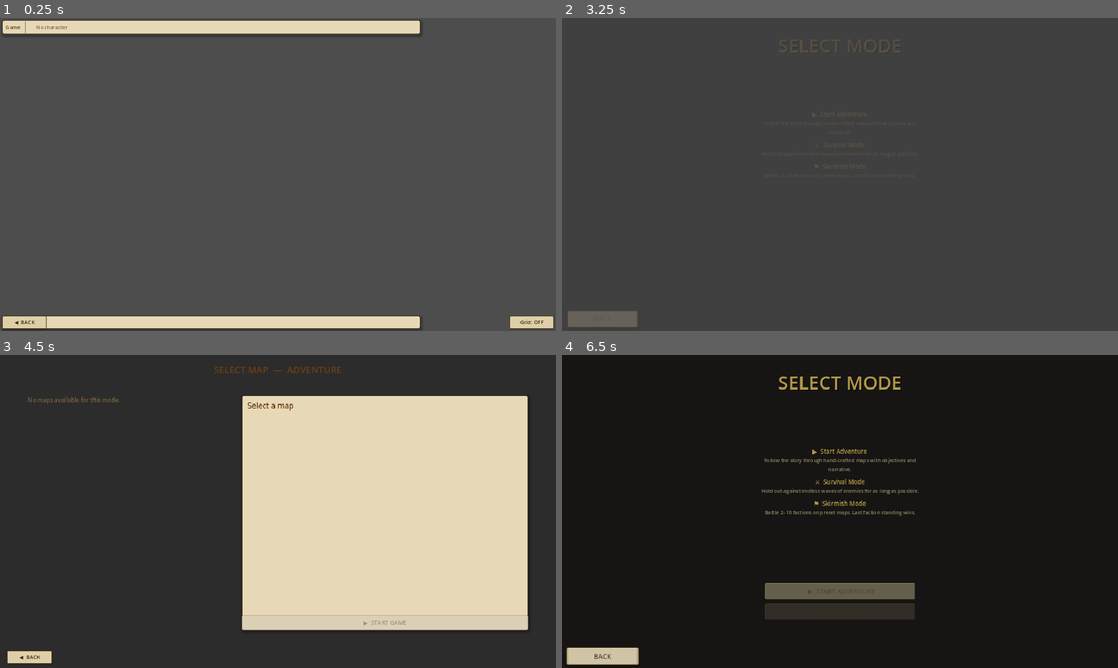
Above: before the commit, frames 1-4 (two rows, left to right).
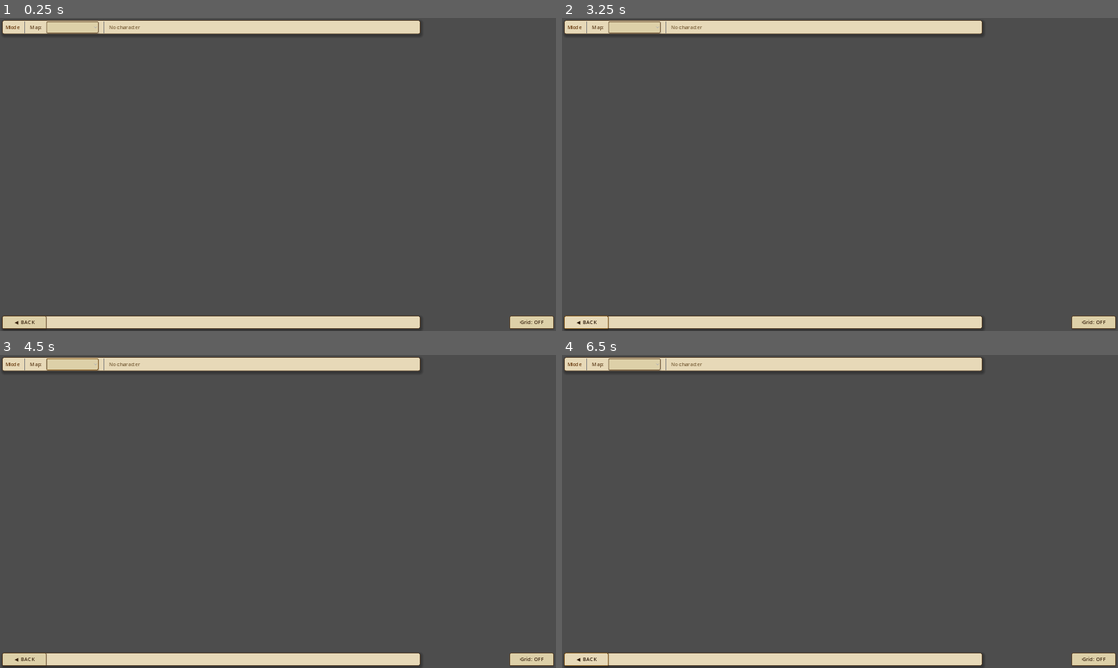
Above: after the commit, the same moments.

Repository: ElonaSpiral/AuroraDuskRemake
Game: Godot game, scene res://scenes/WorldScene.tscn
The game is run twice, just before and just after one commit, with the same random seed, the same clock (stepped at 60 frames per second) and the same inputs. This scene is started directly instead of the project's main scene.
Inputs (mouse positions are in pixels of both pictures, inside the frame that each line leads up to):
- Up to frame 1 (0.25 s): no input
- Up to frame 2 (3.25 s): click (634, 27) at 0.52 s; click "Grid: OFF" at 1.25 s; click "Grid: ON" (after the commit: "Grid: OFF") at 2 s; click "◀ BACK" at 2.75 s
- Up to frame 3 (4.5 s): click (278, 592) at 3.5 s, where only the run before the commit has a clickable "▶ START ADVENTURE"; move the mouse to (400, 495) at 4.27 s; hold Right from 4.28 s (still down); hold S (move_camera_down) from 4.28 s (still down); click (400, 495) at 4.42 s
- Up to frame 4 (6.5 s): release Right at 5 s; release S (move_camera_down) at 5 s; tap Enter at 5 s; drag from (728, 527) to (812, 574) at 5.02 s; click "◀ BACK" at 5.75 s

The runs differ from the first frame. In frame 1, 0.2% of the frame differs, in the area x 1-26%, y 1-6%; in frame 2, 6.7%; in frame 3, 98%, in the area x 0-100%, y 0-100%; in frame 4, 98%.
Error after the commit: Parse Error: Used space character for indentation instead of tab as used before in the file. (res://scripts/WorldScene.gd:61)

Commit message:
Add files via upload

Diff:
--- a/scripts/WorldScene.gd
+++ b/scripts/WorldScene.gd
@@ -59,6 +59,17 @@
 	_populate_map_picker()
 	_setup_hud()
 	_setup_camera()
+
+    SpriteManager.initialize($VisualRoot)   # Make sure you have a Node2D named VisualRoot in the scene
+# Make sure SpriteManager is ready
+    if not SpriteManager.visual_root:
+        SpriteManager.initialize($VisualRoot)   # $VisualRoot must exist in the scene
+
+    print("WorldScene ready - SpriteManager initialized")
+
+    # === TEMPORARY TEST CODE ===
+    # Remove or comment this out later
+    _create_test_unit()
 
 	btn_back.pressed.connect(_on_back)
 	btn_grid.pressed.connect(_on_toggle_grid)
@@ -101,6 +112,23 @@
 	create_tween().tween_property(self, "modulate:a", 1.0, 0.40)
 
 
+func _create_test_unit() -> void:
+    # Example entity data (similar to original game structure)
+    var test_entity = {
+        "id": 1001,
+        "type": "unit",
+        "x": 400,
+        "y": 300,
+        "decalageY": 0,
+        "picture": { "file": "unit_test.png" },   # Change to a real sprite later
+        "orientation": 0
+    }
+
+    var visual = SpriteManager.create_entity_visual(test_entity)
+    if visual:
+        print("Test unit visual created successfully!")
+
+
 # ─────────────────────────────────────────────────────────────
 #  MAP LOADING
 # ─────────────────────────────────────────────────────────────
